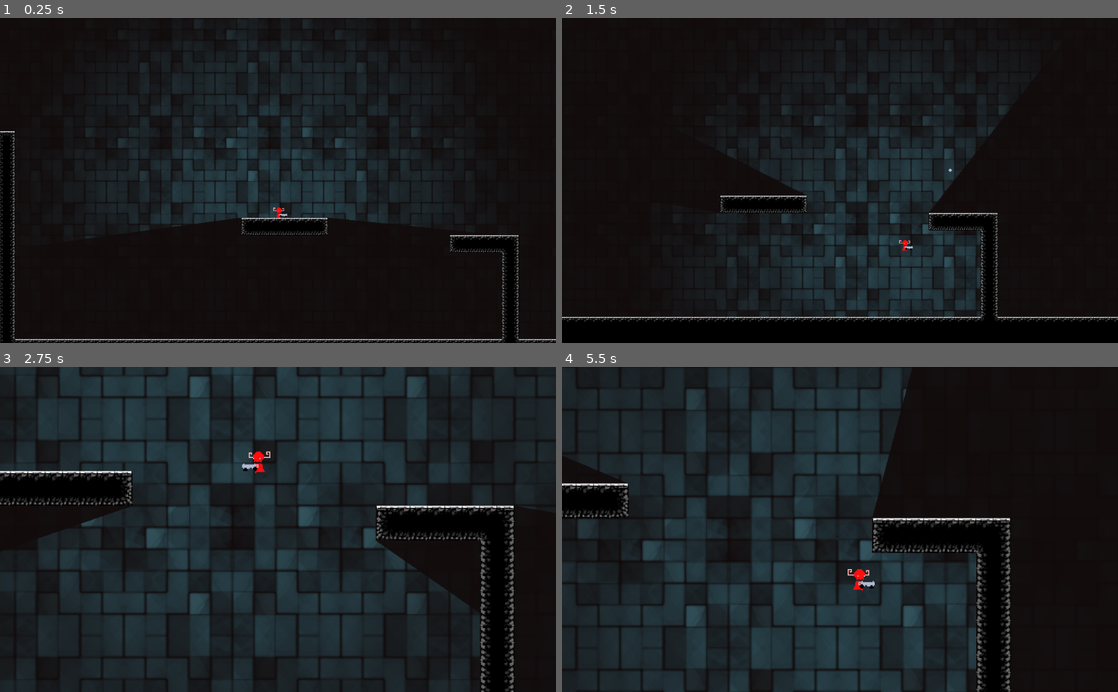
Above: before the commit, frames 1-4 (two rows, left to right).
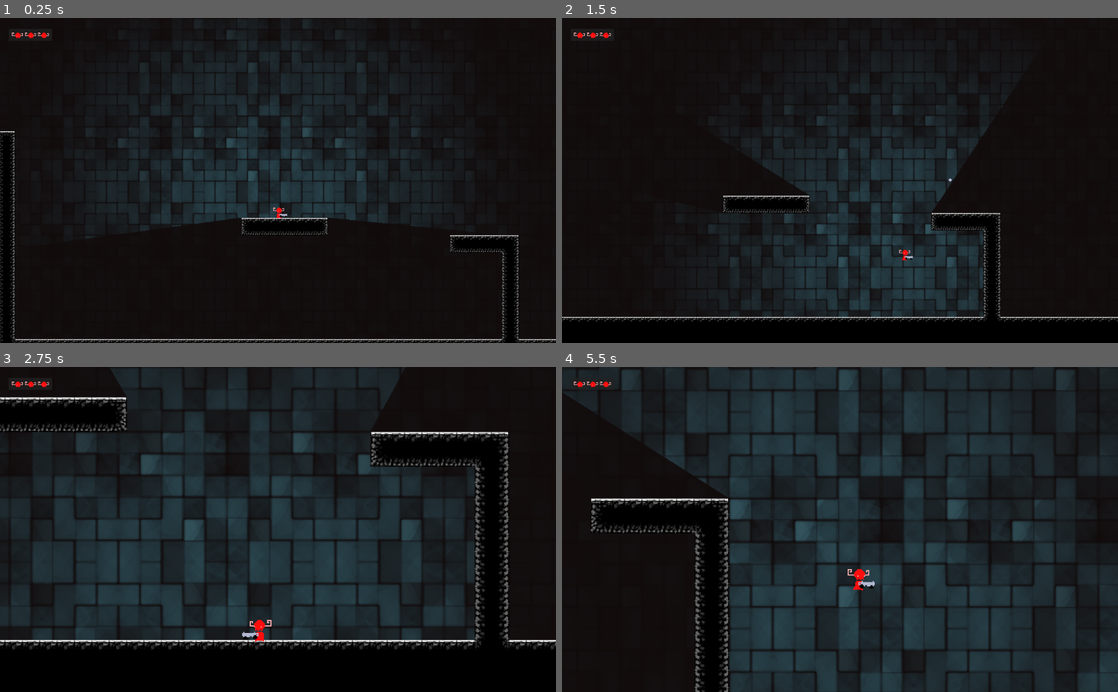
Above: after the commit, the same moments.

Repository: diddimar/Little-Devil
Game: Godot game, scene res://src/Levels/LevelTemplate.tscn
Two runs of this game, one before a commit and one after it. Both use one fixed random seed, a clock stepped at 60 frames per second and the inputs below.
Inputs:
- Up to frame 1 (0.25 s): no input
- Up to frame 2 (1.5 s): hold D (move_right) from 0.53 s (still down); tap W (jump) at 0.6, 0.77, 1.07 s; tap Space (shoot) at 1.35 s
- Up to frame 3 (2.75 s): tap W (jump) at 1.52, 1.55, 1.82, 2.3 s; release D (move_right) at 2.03 s; hold A (move_left) from 2.03 s (still down); tap Z (zoom_in) at 2.1 s
- Up to frame 4 (5.5 s): release A (move_left) at 2.78 s; hold D (move_right) 2.78-4.28 s; tap X (zoom_out) at 2.85 s; tap W (jump) at 3.02, 3.05, 3.32, 3.6, 3.77, 4.07, 4.52, 4.55, 4.82, 5.3 s; hold A (move_left) 4.28-5.03 s; tap Space (shoot) at 4.35 s; hold D (move_right) from 5.03 s (still down); tap Z (zoom_in) at 5.1 s

The runs differ from the first frame. In frame 1, less than 0.1% of the frame differs, in the area x 2-68%, y 4-64%; in frame 2, 3.4%; in frame 3, 45%, in the area x 0-100%, y 0-100%; in frame 4, 44%.

Commit message:
HUD added with number of lives

Diff:
--- /dev/null
+++ b/globals.gd
@@ -0,0 +1,3 @@
+extends Node
+
+export var lives = 3
--- a/project.godot
+++ b/project.godot
@@ -18,6 +18,10 @@
 config/name="LittleDevil"
 run/main_scene="res://src/Levels/LevelTemplate.tscn"
 config/icon="res://icon.png"
+
+[autoload]
+
+Globals="*res://globals.gd"
 
 [input]
 
--- a/src/Actors/Player/Player.gd
+++ b/src/Actors/Player/Player.gd
@@ -1,6 +1,7 @@
 extends KinematicBody2D
 
-
+export var world_limit = 1040 # Y axis death position and camera Y limit
+export var respawn_point = Vector2(0, 0)
 # Variables for moving around
 const FLOOR_NORMAL = Vector2.UP
 const WALK_SPEED: = 300
@@ -23,16 +24,31 @@
 var bullets = 6
 var can_shoot = true
 
+
 func _ready():
-	pass
+	$Camera2D.limit_bottom = world_limit
+
+func _physics_process(delta):
+	game_loop()
+	apply_gravity(delta)
+	if not hurt_dead[1]:
+		handle_movement()
+		handle_jump()
+		handle_animation()
+		check_zoom()
 
 
-func _physics_process(delta):
-	handle_movement(delta)
-	handle_animation()
-	check_zoom()
+func game_loop():
+	vertical_position += global_position.x - vertical_position
 
-func handle_movement(delta):
+	if global_position.y > world_limit:
+		player_death()
+
+func apply_gravity(delta):
+	velocity.y += GRAVITY * delta
+	velocity = move_and_slide(velocity, FLOOR_NORMAL)
+
+func handle_movement():
 	# Handle horizontal movement
 	var direction = 0
 	if Input.is_action_pressed("move_right"):
@@ -43,18 +59,11 @@
 		velocity.x = lerp(velocity.x, direction * WALK_SPEED, acceleration)
 	else:
 		velocity.x = lerp(velocity.x, 0, acceleration)
-	# Handle vertical movement
-	velocity.y += GRAVITY * delta
-	handle_jump()
-	# Move
-	velocity = move_and_slide(velocity, FLOOR_NORMAL)
-
 
 func handle_jump():
 	if Input.is_action_just_pressed("jump"):
 		if is_on_floor():
 			velocity.y = -JUMP_SPEED
-
 
 func handle_animation():
 	var shooting: Array = handle_shooting()
@@ -70,8 +79,6 @@
 		flip_sprite = true
 
 	emit_signal("animate_movement", flip_sprite, running, shooting, hurt_dead)
-
-	vertical_position += global_position.x - vertical_position
 
 
 ## Shooting Start - returns is_shooting and has_to_reload
@@ -123,25 +130,10 @@
 ## Shooting End
 
 
-func player_death():
-	hurt_dead[1] = true
-	#emit_signal("animate_movement", Vector2(0,0), is_on_floor(), dead, false)
-	yield(get_tree().create_timer(2.0), "timeout")
-	var point_B = Vector2(495, 645)
-	position = point_B
-	$Camera2D.zoom = Vector2(1, 1)
-	hurt_dead[1] = false
-
+# Player hurt / death Start
 func player_entered_hazard():
 	player_hurt()
 	velocity = hurt_impulse()
-
-func hurt_impulse() -> Vector2:
-	var out = velocity
-	out.y = -800
-	# Ternary operator
-	out.x = -400 if flip_sprite else 400
-	return out
 
 func player_hurt():
 	hurt_dead[0] = true
@@ -151,7 +143,29 @@
 	can_shoot = true
 
 
+func hurt_impulse() -> Vector2:
+	var out = velocity
+	out.y = -800
+	# Ternary operator
+	out.x = -400 if flip_sprite else 400
+	return out
 
+func player_death():
+	velocity.x = 0
+	Globals.lives -= 1
+	hurt_dead[1] = true
+	$Hud.remove_live()
+	self.hide()
+	position = respawn_point
+	$Camera2D.zoom = Vector2(1, 1)
+	self.show()
+
+	yield(get_tree().create_timer(1.0), "timeout")
+	hurt_dead[1] = false
+
+
+
+# Misc
 func check_zoom():
 	if Input.is_action_just_pressed("zoom_in"):
 		$Camera2D.zoom = Vector2(0.5, 0.5)
--- a/src/Actors/Player/Player.tscn
+++ b/src/Actors/Player/Player.tscn
@@ -1,7 +1,8 @@
-[gd_scene load_steps=5 format=2]
+[gd_scene load_steps=6 format=2]
 
 [ext_resource path="res://src/Actors/Player/PlayersSprite.tscn" type="PackedScene" id=1]
 [ext_resource path="res://Assets/Graphics/Light/light.png" type="Texture" id=2]
+[ext_resource path="res://src/Screens/Hud.tscn" type="PackedScene" id=3]
 [ext_resource path="res://src/Actors/Player/Player.gd" type="Script" id=62]
 
 [sub_resource type="CapsuleShape2D" id=1]
@@ -22,6 +23,7 @@
 visible = false
 current = true
 limit_left = 0
+limit_top = 0
 limit_bottom = 1040
 drag_margin_h_enabled = true
 drag_margin_v_enabled = true
@@ -39,4 +41,6 @@
 range_item_cull_mask = 6
 shadow_enabled = true
 shadow_item_cull_mask = 6
+
+[node name="Hud" parent="." instance=ExtResource( 3 )]
 [connection signal="animate_movement" from="." to="PlayersSprite" method="_on_Player_animate_movement"]
--- a/src/Levels/LevelTemplate.tscn
+++ b/src/Levels/LevelTemplate.tscn
@@ -7,7 +7,7 @@
 
 [node name="LevelTemplate" type="Node2D"]
 __meta__ = {
-"_edit_horizontal_guides_": [ 1054.33 ]
+"_edit_horizontal_guides_": [ 1054.33, 1054.11 ]
 }
 
 [node name="TextureRect" type="TextureRect" parent="."]
@@ -32,7 +32,8 @@
 tile_data = PoolIntArray( 655402, 0, 1, 655403, 0, 2, 655414, 0, 1, 655415, 0, 2, 720938, 0, 131073, 720939, 0, 131074, …(4463 unchanged characters)…
 
 [node name="Player" parent="." instance=ExtResource( 2 )]
-position = Vector2( 516.088, 758.025 )
+position = Vector2( 516, 758 )
+respawn_point = Vector2( 516, 0 )
 
 [node name="Hazards" type="Node" parent="."]
 
--- /dev/null
+++ b/src/Screens/Hud.gd
@@ -0,0 +1,20 @@
+extends Node
+
+var positions = [ Vector2(32,32), Vector2(56,32), Vector2(80,32) ]
+
+func remove_live():
+	var live = $CanvasLayer.get_child($CanvasLayer.get_child_count() - 1)
+	$CanvasLayer.remove_child(live)
+
+
+func _ready():
+	for i in range(Globals.lives):
+		add_live_sprites(i)
+
+
+func add_live_sprites(position: int):
+	var sprite = Sprite.new()
+	sprite.texture = load("res://Assets/Graphics/Player/player_head.png")
+#	sprite.scale = Vector2(0.25, 0.25)
+	sprite.position = positions[position]
+	$CanvasLayer.add_child(sprite)
--- /dev/null
+++ b/src/Screens/Hud.tscn
@@ -0,0 +1,18 @@
+[gd_scene load_steps=2 format=2]
+
+[ext_resource path="res://src/Screens/Hud.gd" type="Script" id=1]
+
+[node name="Hud" type="Node"]
+script = ExtResource( 1 )
+
+[node name="CanvasLayer" type="CanvasLayer" parent="."]
+
+[node name="ColorRect" type="ColorRect" parent="CanvasLayer"]
+margin_left = 16.0
+margin_top = 20.0
+margin_right = 96.0
+margin_bottom = 42.0
+color = Color( 0.133333, 0.133333, 0.133333, 0.756863 )
+__meta__ = {
+"_edit_use_anchors_": false
+}
Binary file added: Assets/Graphics/Player/player_head.png
Not shown, added: Assets/Graphics/Player/player_head.png.import
